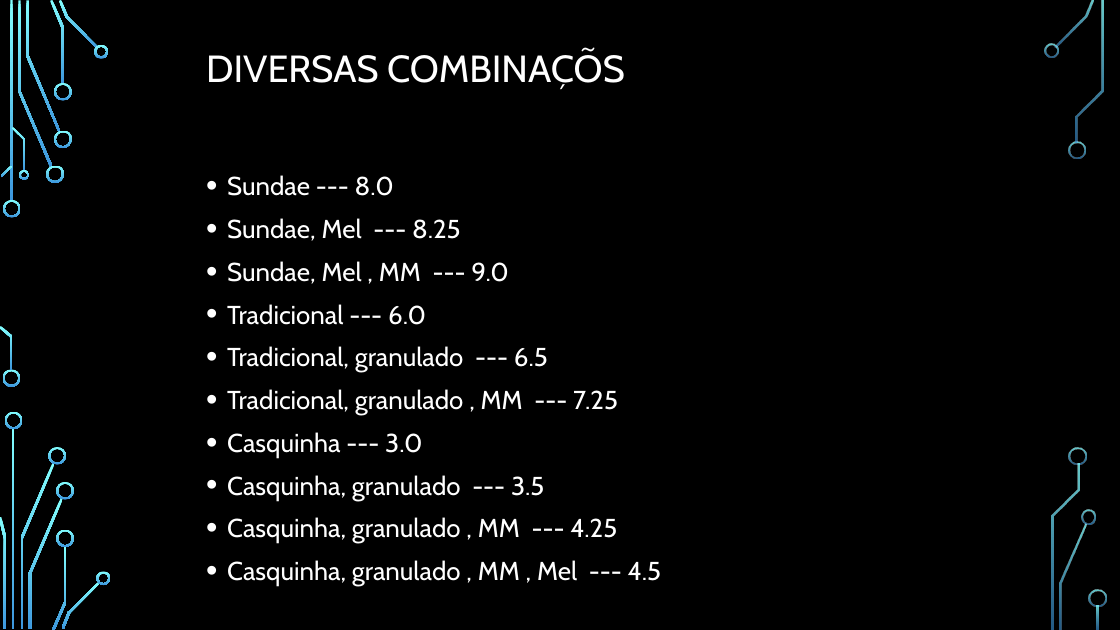
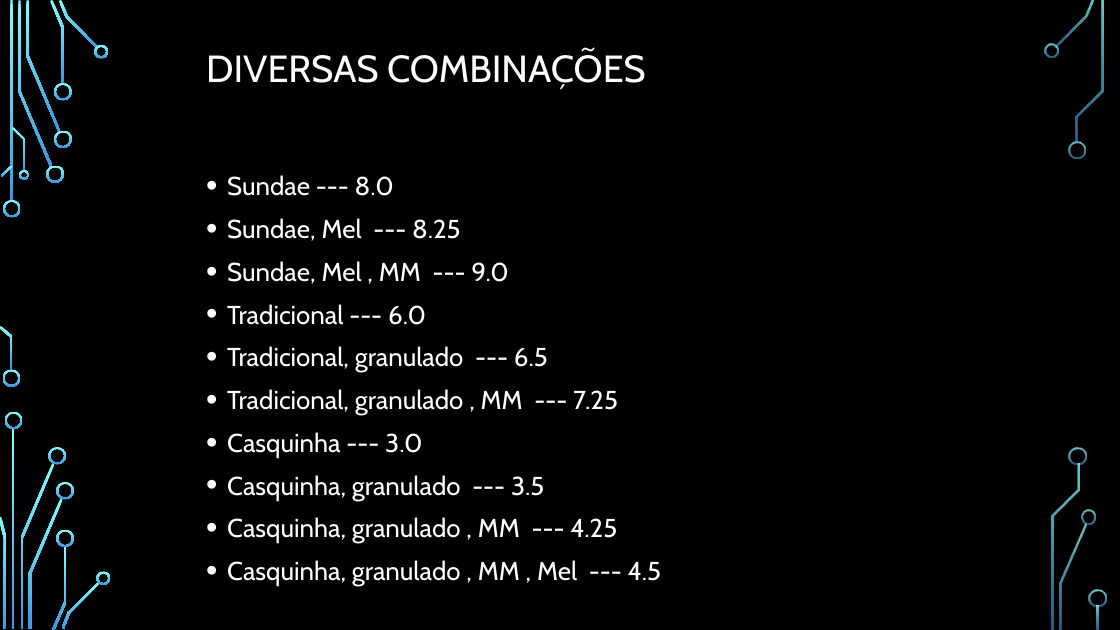
Before and after one commit to Danielccosta63/decorator-p3, a slide deck: slide 7 of Padrão de Projeto.pptx. Drawn at 1120x630 pixels with LibreOffice and Linux fonts; fonts in the diff are those of the drawing; background and template pictures are left out. Boxes give left, top, right and bottom in pixels: in the first picture for what was removed or moved away, otherwise in the second. Text is boxed around its words. In the diff, an @@ line names an element or a change of style, - is before the commit and + after.

```diff
--- a/Padrão de Projeto.pptx
+++ b/Padrão de Projeto.pptx
@@ title at box(206, 50, 646, 90): text changed @@
-DIVERSAS COMBINAÇÕS
+DIVERSAS COMBINAÇÕES
```
Also in this commit, not shown: 6 other slides changed, 1 other file.
